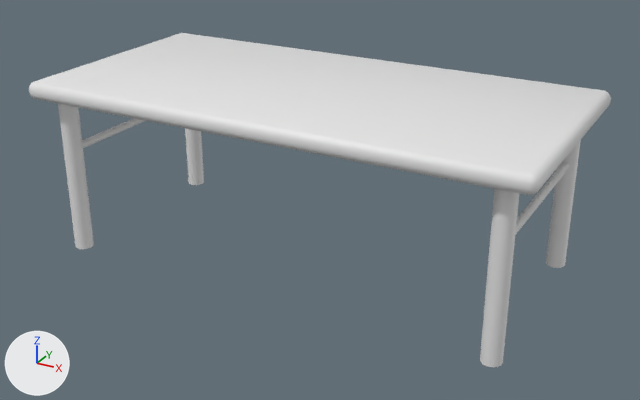
Before and after pictures for a commit that changed the Blender file artassets/table.blend.
Both versions are drawn from a camera (50 mm lens) standing at (3.22, -5.77, 3.31) and looking at (0.08, -0.06, 0.45). Lighting does not change. The marker at lower left points along +X, +Y and +Z.
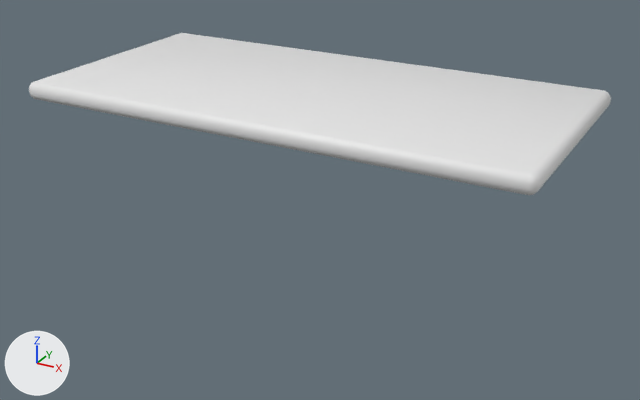
Boxes [x1, y1, x2, y2] around the edits, measured in the pictures (640 x 400 px):
'Cylinder', hidden
    before: [58, 104, 581, 367]
'Cylinder.001', hidden
    before: [82, 118, 569, 234]

What changed in the scene script:
```text
Change ob_cylinder:
    add ob_cylinder.hide_set(True)
Change ob_cylinder_001:
    add ob_cylinder_001.hide_set(True)
```
